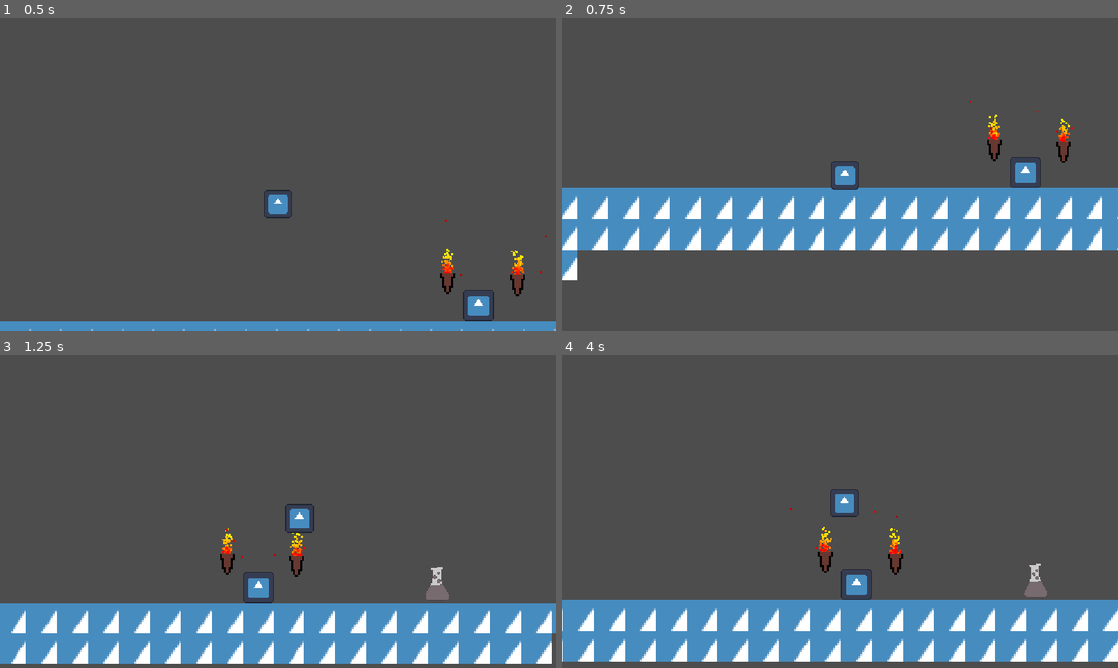
Above: before the commit, frames 1-4 (two rows, left to right).
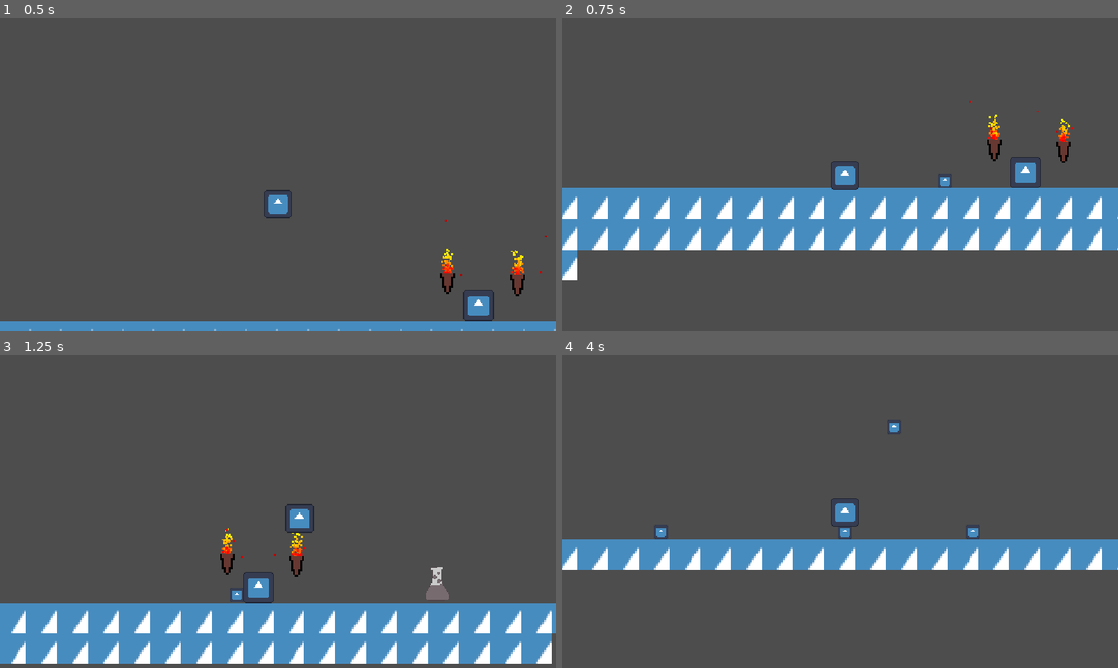
Above: after the commit, the same moments.

Repository: skueee/jame-gam-26
Game: Godot game, scene res://main.tscn
Two runs of this game, one before a commit and one after it. Both use one fixed random seed, a clock stepped at 60 frames per second and the inputs below. The engine's default icon, where the game draws it, is replaced by a stand-in: a white triangle on a blue panel in a dark square.
Inputs (mouse positions are in pixels of both pictures, inside the frame that each line leads up to):
- Up to frame 1 (0.5 s): no input
- Up to frame 2 (0.75 s): tap Enter at 0.5 s; move the mouse to (962, 158) at 0.52 s; hold Right (right) from 0.53 s (still down); tap Q (throw, bound only after the commit) at 0.6 s; click (962, 158) at 0.67 s
- Up to frame 3 (1.25 s): keep holding Right (right); tap Up (up) at 0.77 s
- Up to frame 4 (4 s): move the mouse to (728, 527) at 1.27 s; tap Space (continue) at 1.35 s; tap Up (up) at 1.52, 3.02, 3.77 s; tap Q (throw, bound only after the commit) at 1.55, 2.1, 3.05, 3.8 s; move the mouse to (895, 442) at 2.02 s; release Right (right) at 2.03 s; hold Left (left) 2.03-2.78 s; move the mouse to (812, 574) at 2.77 s; hold Right (right) from 2.78 s (still down); tap Alt at 2.85 s; click (812, 574) at 2.92 s; move the mouse to (1006, 558) at 3.52 s; tap Shift at 3.6 s

Frame 1 is identical in both runs. In frame 2, less than 0.1% of the frame differs, in the area x 67-71%, y 49-55%; in frame 3, less than 0.1%; in frame 4, 31%, in the area x 0-100%, y 20-98%.

Commit message:
in progress of adding throwables

Diff:
--- a/player.gd
+++ b/player.gd
@@ -28,6 +28,7 @@
 	get_input()
 	set_velocit(_delta)
 	move_and_slide()
+	attack()
 
 
 func get_input():
@@ -39,6 +40,15 @@
 			wall_jump = true
 			wall_direction = get_wall_normal()
 
+func attack():
+	if Input.is_action_just_pressed("throw"):
+		var throwable: PackedScene = load("res://throwable.tscn")
+		var potion: RigidBody2D = throwable.instantiate()
+		potion.global_position = global_position
+		get_parent().add_child(potion)
+		var throw_direction = Vector2(direction, 0)
+		var throw_force = 500.0
+		potion.apply_central_impulse(throw_direction * throw_force)
 
 func set_velocit(delta):
 	if wall_jump:
--- a/project.godot
+++ b/project.godot
@@ -65,6 +65,11 @@
 "events": [Object(InputEventKey,"resource_local_to_scene":false,"resource_name":"","device":-1,"window_id":0,"alt_press …(191 unchanged characters)…
 ]
 }
+throw={
+"deadzone": 0.2,
+"events": [Object(InputEventKey,"resource_local_to_scene":false,"resource_name":"","device":-1,"window_id":0,"alt_pressed":false,"shift_pressed":false,"ctrl_pressed":false,"meta_pressed":false,"pressed":false,"keycode":0,"physical_keycode":81,"key_label":0,"unicode":113,"location":0,"echo":false,"script":null)
+]
+}
 
 [physics]
 
--- /dev/null
+++ b/throwable.tscn
@@ -0,0 +1,16 @@
+[gd_scene format=3 uid="uid://dy4kqomsj10pk"]
+
+[ext_resource type="Texture2D" uid="uid://1v7kurpovumq" path="res://icon.svg" id="1_y31su"]
+
+[sub_resource type="RectangleShape2D" id="RectangleShape2D_tsws6"]
+size = Vector2(7.5, 7.5)
+
+[node name="throwable" type="RigidBody2D" unique_id=1626015072]
+
+[node name="Sprite2D" type="Sprite2D" parent="." unique_id=1759565082]
+position = Vector2(0, 5.9604645e-08)
+scale = Vector2(0.056640625, 0.05664063)
+texture = ExtResource("1_y31su")
+
+[node name="CollisionShape2D" type="CollisionShape2D" parent="." unique_id=696245529]
+shape = SubResource("RectangleShape2D_tsws6")
